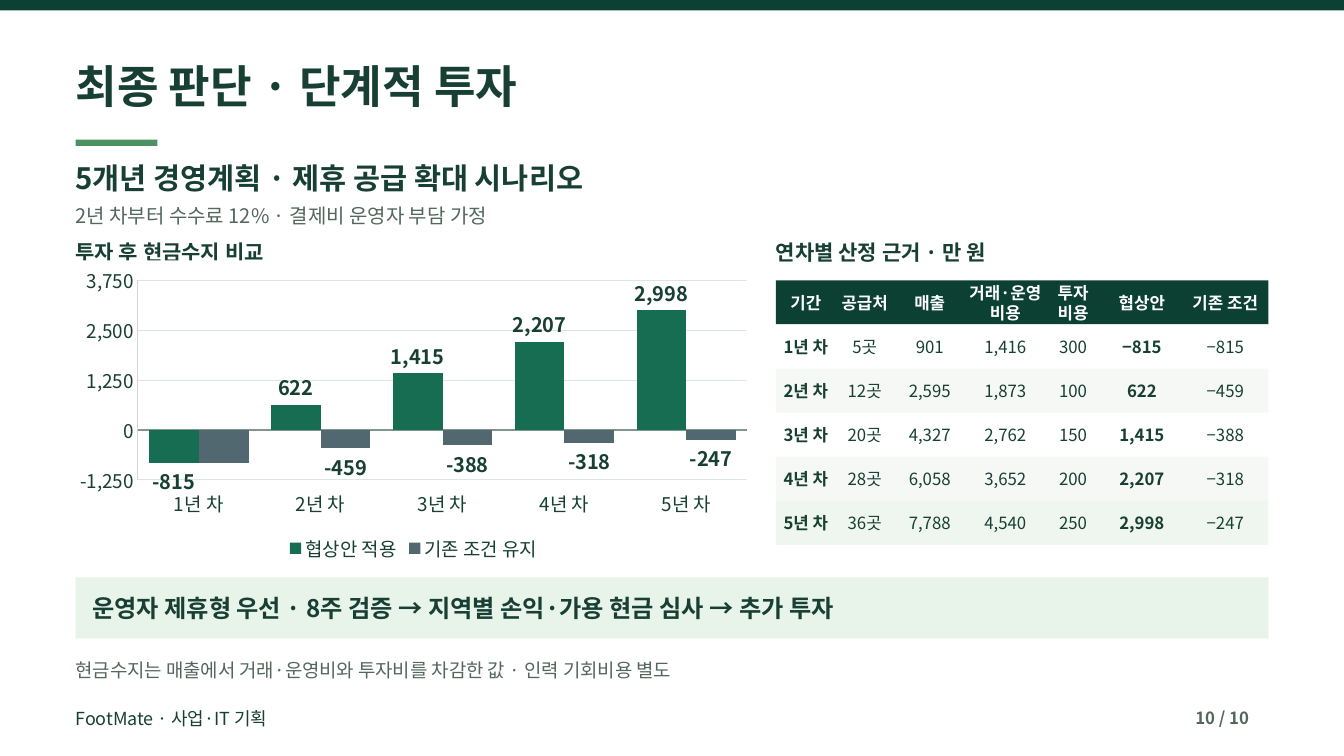
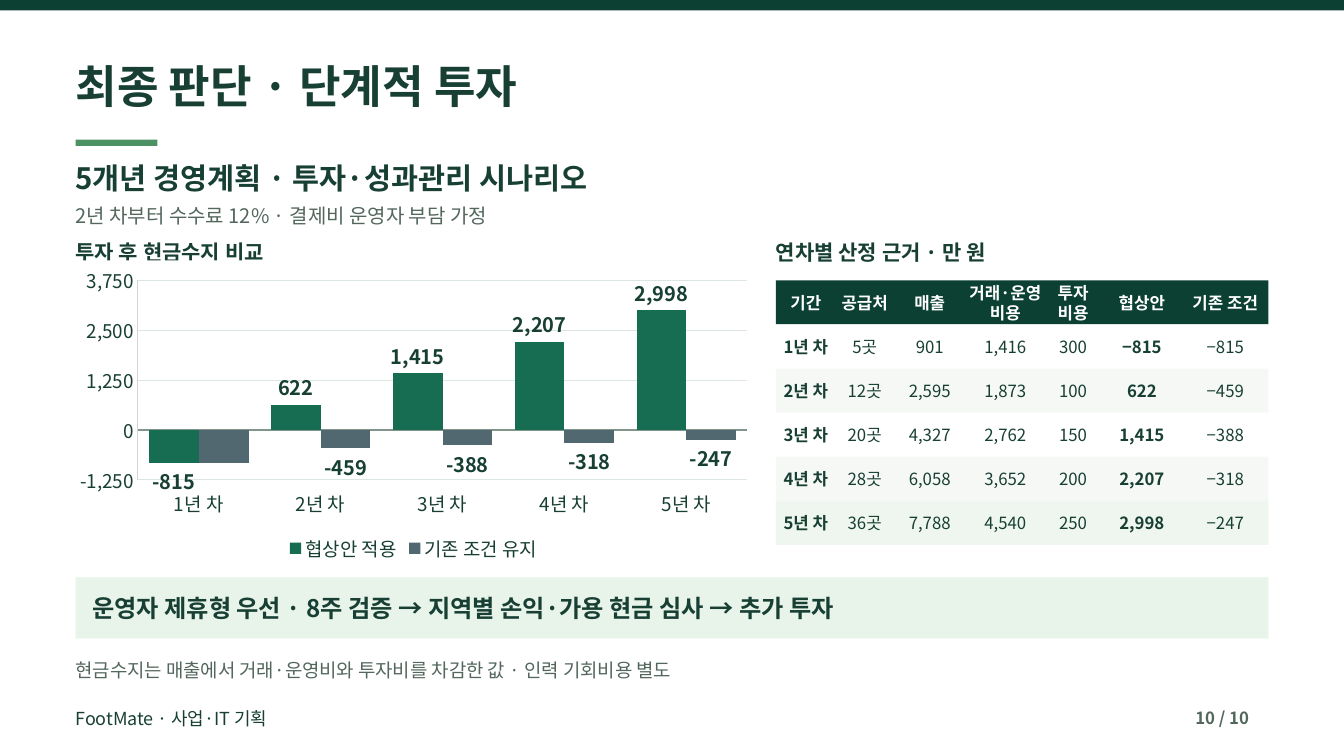
Before and after one commit to dohyunkimmm/footmate, a slide deck: slide 10 of src/case-study/downloads/footmate_report.pptx. Drawn at 1344x756 pixels with LibreOffice and Linux fonts; fonts in the diff are those of the drawing. Boxes give left, top, right and bottom in pixels: in the first picture for what was removed or moved away, otherwise in the second. Text is boxed around its words. In the diff, an @@ line names an element or a change of style, - is before the commit and + after.

Commit message:
docs: FootMate 5개년 경영전략 PPT·웹 미리보기 교체 및 Pretendard 검증
* feat: replace public FootMate 10-slide strategic deck copy and enforce Pretendard

* build: publish updated ten-slide FootMate PPTX and matching inline preview

* docs: synchronize FootMate site presentation transcript and five-year strategy editorial copy

* fix(pptx): set chart axis Pretendard via python-pptx supported properties

* docs: align FootMate presentation and slide preview images

* fix(build): keep FootMate reviewed PPTX stable on subsequent preview runs

* feat: build editable six-slide Pretendard FootMate five-year strategy appendix

* fix(build): keep FootMate appendix bytes stable on repeated previews

* build: publish six-slide Pretendard appendix with original ten-slide FootMate presentation

* docs: link FootMate five-year strategy appendix from main presentation downloads

* docs: cross-link editable five-year strategy appendix in FootMate presentation viewer

* docs: align FootMate presentation and slide preview images

* test: verify cross-file links after FootMate appendix asset publication

* test: verify FootMate third strategic appendix download without relaxing original PPT/Excel checks

* fix(finance): reconcile FootMate year-one baseline 340 KRW versus years-two-plus 940 KRW in 5-year appendix

* docs: align FootMate presentation and slide preview images

* test(font): require Pretendard in rendered ten-slide FootMate main deck and six-slide appendix

* fix(case-study): preserve original two primary download links and expose six-slide appendix separately

* fix(e2e): align FootMate three download links with reviewed browser contract

* fix(finance): FootMate 28-operator monthly profit +5,640 KRW rounds to +0.6 ten-thousand KRW

* docs: align FootMate presentation and slide preview images

* test(finance): validate year-one base and year-four break-even labels before keeping FootMate deck

---------

```diff
--- a/src/case-study/downloads/footmate_report.pptx
+++ b/src/case-study/downloads/footmate_report.pptx
@@ text at box(76, 164, 587, 192): text changed @@
-5개년 경영계획 · 제휴 공급 확대 시나리오
+5개년 경영계획 · 투자·성과관리 시나리오
```
Also in this commit, not shown: 2 other slides changed, 8 other files.
